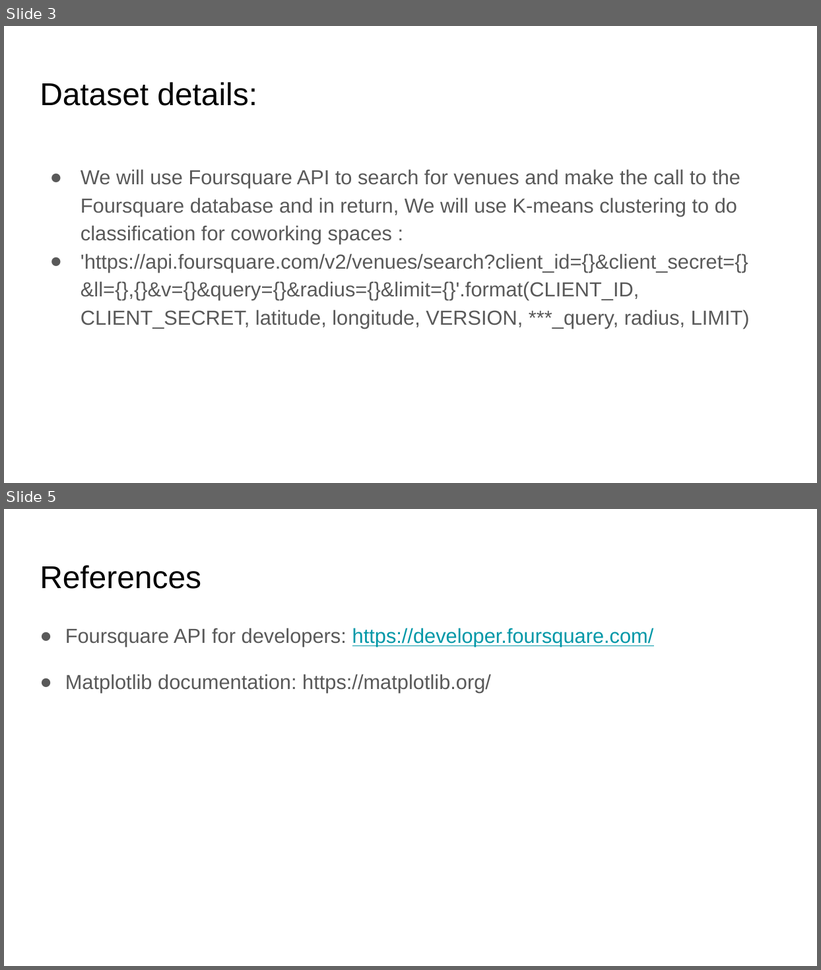
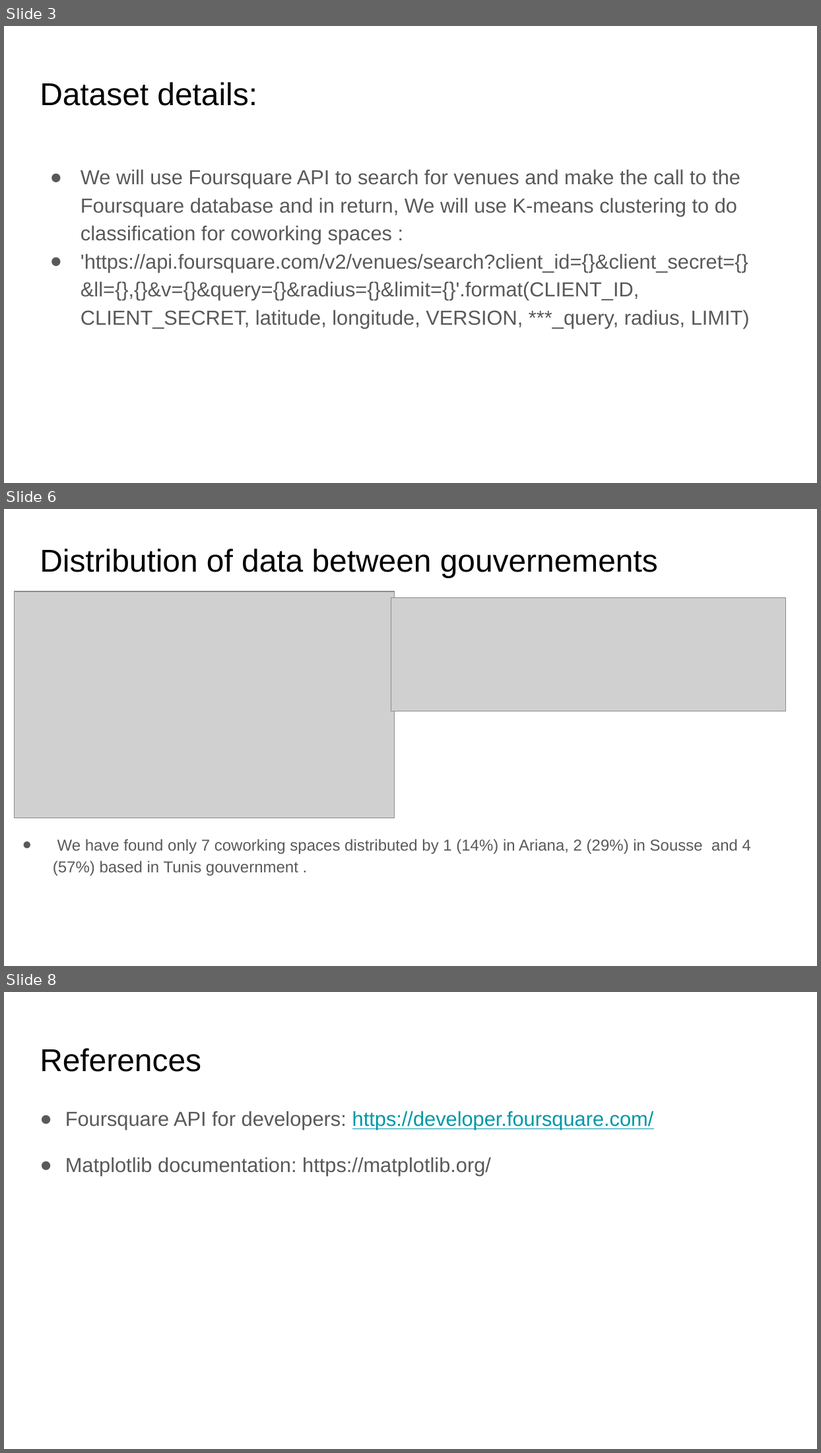
Before and after one commit to Soussi-Aymen/Coursera_Capstone, a slide deck: Capstone-Project-Report.pptx. Shown one above the other, each under a label of ours: slides 3 and 5 before the commit, slides 3, 6 and 8 after it; the slides between them are not shown. The pictures are 821x970 and 821x1453 pixels, drawn with LibreOffice and Linux fonts; fonts in the diff are those of the drawing; grey boxes stand for pictures. Boxes give left, top, right and bottom in pixels: in the first picture for what was removed or moved away, otherwise in the second. Text is boxed around its words. In the diff, an @@ line names an element or a change of style, - is before the commit and + after.

```diff
--- a/Capstone-Project-Report.pptx
+++ b/Capstone-Project-Report.pptx
@@ slide 6 added at <box>4,509,817,966</box>, background #FFFFFF @@
@@ title added at <box>40,549,658,578</box>, 28 pt, text #000000 @@
+Distribution of data between gouvernements
@@ picture added at <box>14,591,394,818</box> @@
@@ picture added at <box>391,597,785,712</box> @@
@@ text added at <box>53,839,751,876</box>, 14 pt, text #595959 @@
+● We have found only 7 coworking spaces distributed by 1 (14%) in Ariana, 2 (29%) in Sousse and 4 (57%) based in Tunis gouvernment .
@@ what was slide 5 is now slide 8 @@
```
Also in this commit, not shown: 3 other slides added, 1 slide removed, 2 other files.
